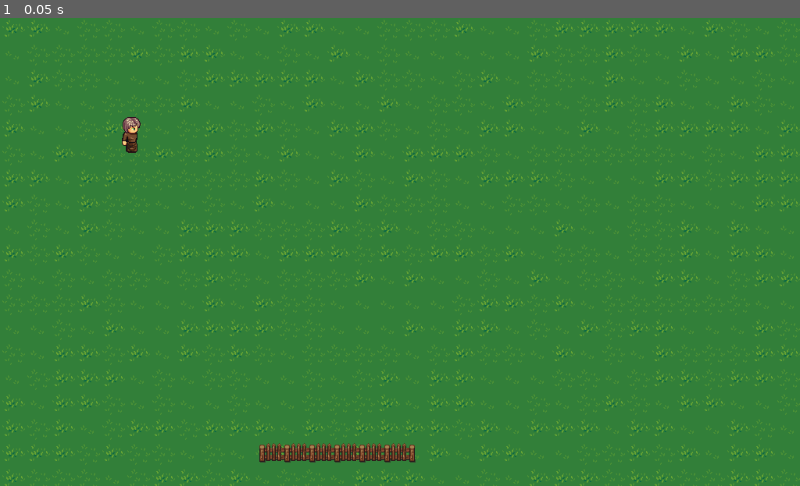
Above: before the commit, frame 1.
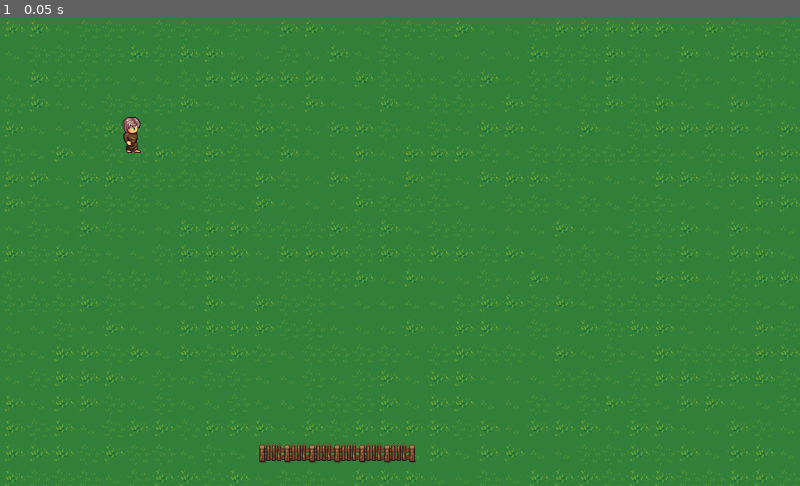
Above: after the commit, the same moment.

Repository: Terkwood/procfarm
Game: Godot game, scene res://ProcFarm.tscn
Two runs of this game, one before a commit and one after it. Both use one fixed random seed, a clock stepped at 60 frames per second and the inputs below.
Inputs:
- Up to frame 1 (0.05 s): no input

The runs differ from the first frame. In frame 1, less than 0.1% of the frame differs, in the area x 15-18%, y 24-29%.

Commit message:
add player rigidbody

Diff:
--- a/ProcFarm.tscn
+++ b/ProcFarm.tscn
@@ -77,6 +77,10 @@
 "values": [ Rect2( 64, 512, 64, 64 ), Rect2( 128, 512, 64, 64 ), Rect2( 192, 512, 64, 64 ), Rect2( 256, 512, 64, 64 ), Rect2( 320, 512, 64, 64 ), Rect2( 384, 512, 64, 64 ), Rect2( 448, 512, 64, 64 ) ]
 }
 
+[sub_resource type="CapsuleShape2D" id=6]
+radius = 13.4231
+height = 21.5429
+
 [node name="ProcFarm" type="Node2D"]
 
 [node name="ProcField" parent="." instance=ExtResource( 1 )]
@@ -89,10 +93,17 @@
 position = Vector2( 169.351, 144.447 )
 texture = SubResource( 1 )
 region_enabled = true
-region_rect = Rect2( 192, 704, 64, 64 )
+region_rect = Rect2( 128, 704, 64, 64 )
 
 [node name="WalkUpAnim" type="AnimationPlayer" parent="Player/Sprite"]
 anims/WalkDown = SubResource( 4 )
 anims/WalkLeft = SubResource( 3 )
 anims/WalkRight = SubResource( 5 )
 anims/WalkUp = SubResource( 2 )
+
+[node name="RigidBody2D" type="RigidBody2D" parent="Player"]
+position = Vector2( 152.748, 126.183 )
+
+[node name="CollisionShape2D" type="CollisionShape2D" parent="Player/RigidBody2D"]
+position = Vector2( 15.7584, 25.0281 )
+shape = SubResource( 6 )
Not shown: 1 places in ProcFarm.tscn that only renumber resources
